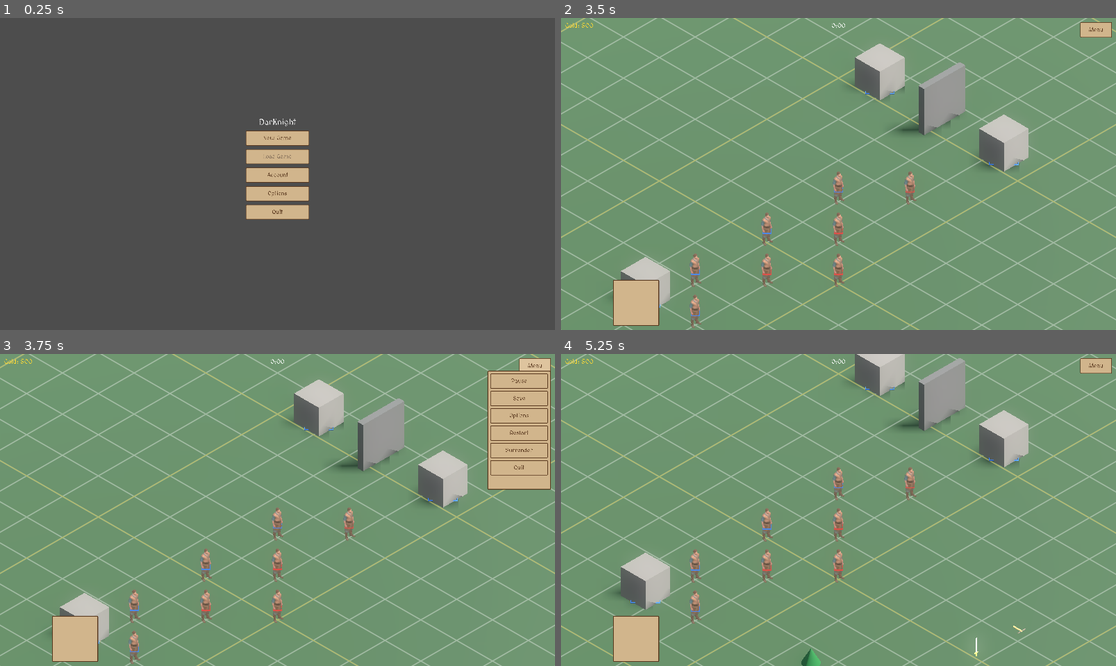
Above: before the commit, frames 1-4 (two rows, left to right).
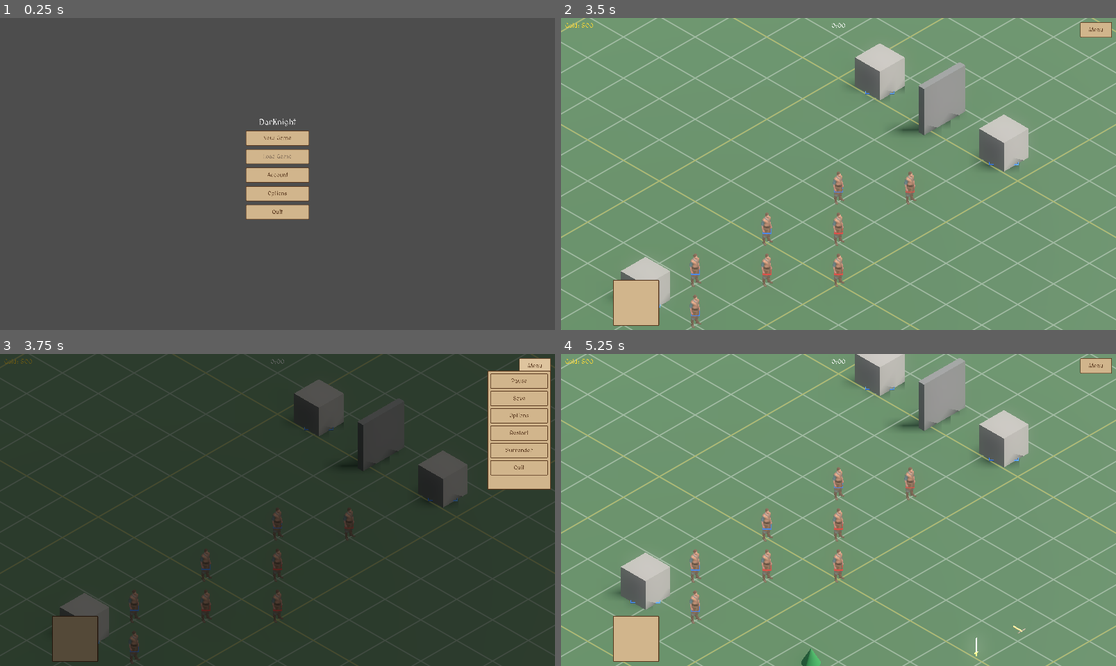
Above: after the commit, the same moments.

Repository: wesleywesleyadams-debug/Aegis-Matrix
Game: Godot game, scene res://scenes/TitleMenu.tscn
The game is run twice, just before and just after one commit, with the same random seed, the same clock (stepped at 60 frames per second) and the same inputs.
Inputs (mouse positions are in pixels of both pictures, inside the frame that each line leads up to):
- Up to frame 1 (0.25 s): no input
- Up to frame 2 (3.5 s): click "New Game" at 0.5 s; click "Back" at 1.25 s; click "New Game" at 2 s; click "Start Match" at 2.75 s
- Up to frame 3 (3.75 s): click "Menu" at 3.5 s
- Up to frame 4 (5.25 s): click "Restart" at 4.25 s; tap Enter at 5 s; move the mouse to (960, 494) at 5.02 s; hold S (cam_down) from 5.03 s (still down); click (960, 494) at 5.17 s

Frames 1-2 are identical in both runs. In frame 3, 95% of the frame differs, in the area x 0-100%, y 0-100%; in frame 4, nothing differs.

Commit message:
Darken the background behind every pop-up menu
Adds a shared semi-transparent Dim ColorRect (same look OptionsMenu's
own Background overlay already had) to TitleMenu (Load Game, Account,
Create Account, Sign In panels) and Main's in-game menu (Menu, Save,
End State panels), so anything behind a popup reads as inactive and
can't be clicked through.

Each Dim's visibility is driven by the relevant panels'
visibility_changed signals rather than touched at every place that
opens/closes them, so it can't drift out of sync as more popups get
added later.

Co-Authored-By: Claude Sonnet 5 <noreply@anthropic.com>

Diff:
--- a/scenes/Main.tscn
+++ b/scenes/Main.tscn
@@ -300,6 +300,15 @@
 mouse_filter = 2
 script = ExtResource("12_main_menu")
 
+[node name="Dim" type="ColorRect" parent="UI/MainMenu"]
+visible = false
+layout_mode = 1
+anchors_preset = 15
+anchor_right = 1.0
+anchor_bottom = 1.0
+mouse_filter = 0
+color = Color(0, 0, 0, 0.6)
+
 [node name="MenuButton" type="Button" parent="UI/MainMenu"]
 layout_mode = 0
 anchor_left = 1.0
--- a/scenes/TitleMenu.tscn
+++ b/scenes/TitleMenu.tscn
@@ -48,6 +48,15 @@
 layout_mode = 2
 text = "Quit"
 
+[node name="Dim" type="ColorRect" parent="."]
+visible = false
+layout_mode = 1
+anchors_preset = 15
+anchor_right = 1.0
+anchor_bottom = 1.0
+mouse_filter = 0
+color = Color(0, 0, 0, 0.6)
+
 [node name="LoadListPanel" type="Panel" parent="."]
 visible = false
 layout_mode = 1
--- a/scripts/ui/MainMenu.gd
+++ b/scripts/ui/MainMenu.gd
@@ -7,6 +7,7 @@
 
 const SAVES_DIR := "user://saves"
 
+@onready var dim: ColorRect = $Dim
 @onready var menu_button: Button = $MenuButton
 @onready var menu_panel: Panel = $MenuPanel
 @onready var pause_button: Button = $MenuPanel/VBox/PauseButton
@@ -52,6 +53,19 @@
 	save_name_panel.visible = false
 	paused_panel.visible = false
 	end_state_panel.visible = false
+
+	# One dim overlay shared by every popup panel (not PausedPanel/
+	## save_confirm_label -- those are small status indicators, not modal
+	## popups) -- driven by visibility_changed so it can't drift out of
+	## sync with what's actually toggling menu_panel/save_name_panel/
+	## end_state_panel across this script's several call sites.
+	menu_panel.visibility_changed.connect(_update_dim)
+	save_name_panel.visibility_changed.connect(_update_dim)
+	end_state_panel.visibility_changed.connect(_update_dim)
+	_update_dim()
+
+func _update_dim() -> void:
+	dim.visible = menu_panel.visible or save_name_panel.visible or end_state_panel.visible
 
 func _unhandled_input(event: InputEvent) -> void:
 	if event.is_action_pressed("ui_cancel") and save_name_panel.visible:
--- a/scripts/ui/TitleMenu.gd
+++ b/scripts/ui/TitleMenu.gd
@@ -7,6 +7,7 @@
 @onready var account_button: Button = $VBox/AccountButton
 @onready var options_button: Button = $VBox/OptionsButton
 @onready var quit_button: Button = $VBox/QuitButton
+@onready var dim: ColorRect = $Dim
 @onready var load_list_panel: Panel = $LoadListPanel
 @onready var saves_list: VBoxContainer = $LoadListPanel/OuterVBox/ScrollContainer/SavesList
 @onready var close_button: Button = $LoadListPanel/OuterVBox/CloseButton
@@ -65,6 +66,26 @@
 	account_panel.visible = false
 	new_account_panel.visible = false
 	sign_in_panel.visible = false
+
+	# One dim overlay shared by every popup panel, rather than each panel
+	## having to remember to toggle it itself -- driven by visibility_changed
+	## so it can never drift out of sync with what's actually on screen.
+	load_list_panel.visibility_changed.connect(_update_dim)
+	account_panel.visibility_changed.connect(_update_dim)
+	new_account_panel.visibility_changed.connect(_update_dim)
+	sign_in_panel.visibility_changed.connect(_update_dim)
+	_update_dim()
+
+## The background is dark whenever any popup panel is open, regardless of
+## how many are stacked (e.g. Sign In on top of Account) -- and clicks land
+## on Dim (mouse_filter STOP) instead of falling through to VBox's buttons
+## underneath, the same way OptionsMenu's own Background ColorRect already
+## blocks the rest of the game while it's open.
+func _update_dim() -> void:
+	dim.visible = (
+		load_list_panel.visible or account_panel.visible
+		or new_account_panel.visible or sign_in_panel.visible
+	)
 
 func _unhandled_input(event: InputEvent) -> void:
 	if not event.is_action_pressed("ui_cancel"):
